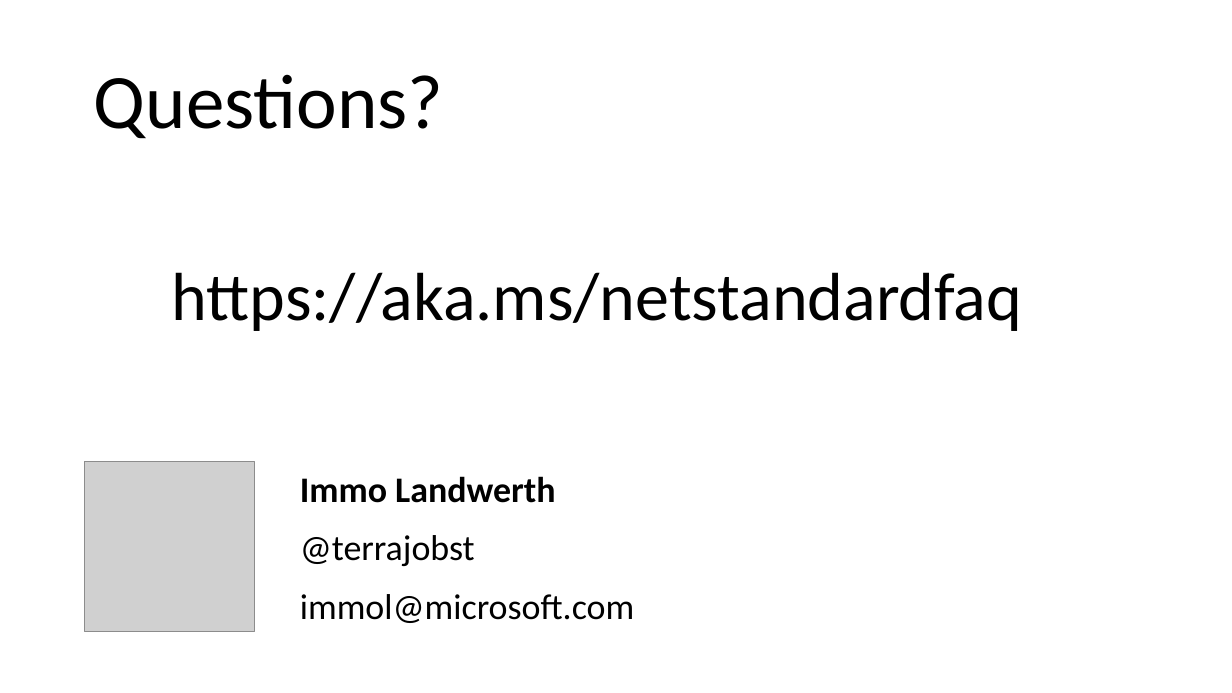
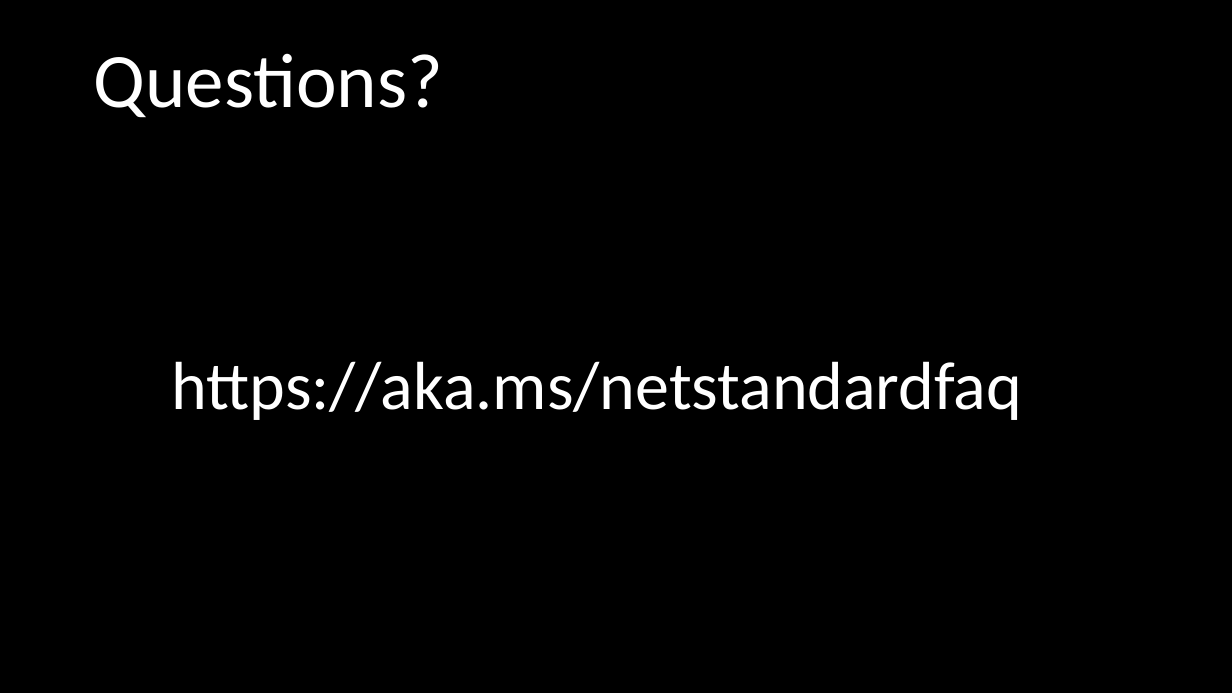
Before and after one commit to dotnet-presentations/dotnetcore-workshop, a slide deck: slide 12 of 2. NET-Standard/netcore-workshop-netstandard.pptx. Drawn at 1232x693 pixels with LibreOffice and Linux fonts; fonts in the diff are those of the drawing; grey boxes stand for pictures. Boxes give left, top, right and bottom in pixels: in the first picture for what was removed or moved away, otherwise in the second. Text is boxed around its words. In the diff, an @@ line names an element or a change of style, - is before the commit and + after.

```diff
--- a/2. NET-Standard/netcore-workshop-netstandard.pptx
+++ b/2. NET-Standard/netcore-workshop-netstandard.pptx
@@ background #FFFFFF to #000000 @@
@@ text "Questions?" at (94,53,443,118): text colour #000000 to #FFFFFF; vertical alignment middle to top @@
@@ text "https://aka.ms/netstandardfaq" at (172,361,1023,420): text colour #000000 to #FFFFFF @@
@@ picture removed at (85,462,255,632) @@
@@ text removed at (300,476,555,503) @@
-Immo Landwerth
@@ text removed at (300,535,475,566) @@
-@terrajobst
@@ text removed at (300,594,634,623) @@
-immol@microsoft.com
```
Also in this commit, not shown: 11 other slides changed, 1 slide removed, 10 other files.
